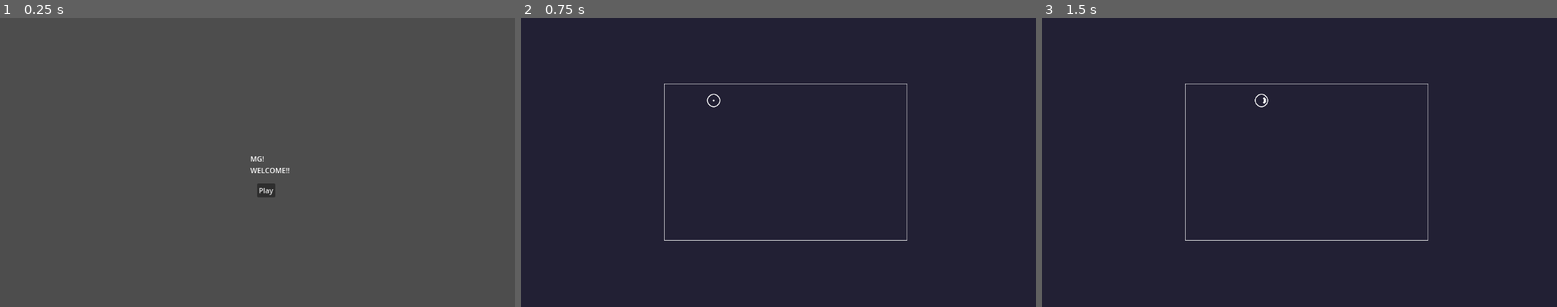
Above: before the commit, frames 1-3 (left to right).
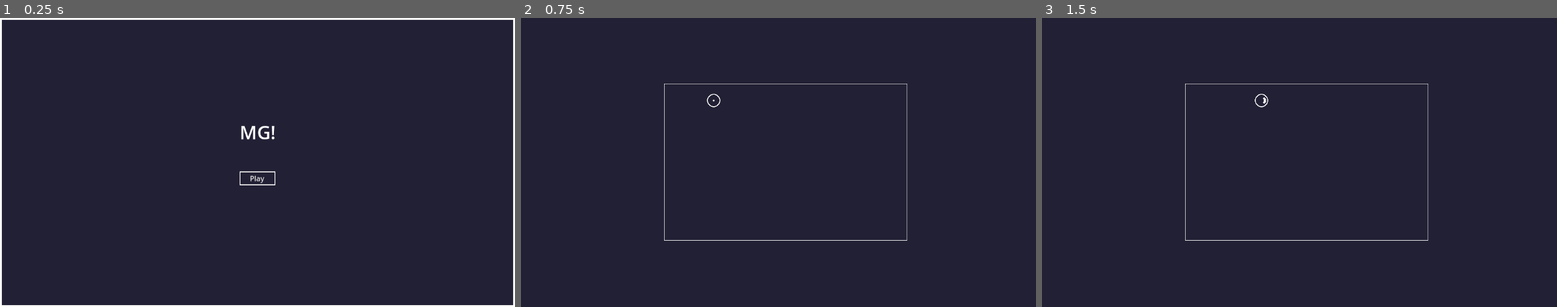
Above: after the commit, the same moments.

Repository: Huthien/MG
Game: Godot game, scene res://Scenes/main.tscn
The game is run twice, just before and just after one commit, with the same random seed, the same clock (stepped at 60 frames per second) and the same inputs.
Inputs:
- Up to frame 1 (0.25 s): no input
- Up to frame 2 (0.75 s): click "Play" at 0.5 s
- Up to frame 3 (1.5 s): tap Enter at 1.25 s; hold D (Right) from 1.28 s (still down)

The runs differ from the first frame. In frame 1, 100% of the frame differs, in the area x 0-100%, y 0-100%; in frame 2, nothing differs; in frame 3, nothing differs.

Commit message:
changes in main menu

Diff:
--- a/Scenes/main.tscn
+++ b/Scenes/main.tscn
@@ -1,23 +1,67 @@
-[gd_scene load_steps=2 format=3 uid="uid://d0crrk2wfpalf"]
+[gd_scene load_steps=4 format=3 uid="uid://d0crrk2wfpalf"]
 
 [ext_resource type="Script" path="res://Scenes/Play.gd" id="1_buqml"]
 
+[sub_resource type="StyleBoxFlat" id="StyleBoxFlat_yhhrm"]
+bg_color = Color(0.133333, 0.12549, 0.203922, 1)
+border_width_left = 4
+border_width_top = 4
+border_width_right = 4
+border_width_bottom = 4
+border_color = Color(1, 1, 1, 1)
+
+[sub_resource type="StyleBoxFlat" id="StyleBoxFlat_ln8c1"]
+bg_color = Color(0.133333, 0.12549, 0.203922, 1)
+border_width_left = 2
+border_width_top = 2
+border_width_right = 2
+border_width_bottom = 2
+border_color = Color(1, 1, 1, 1)
+
 [node name="Main" type="Node2D"]
 
-[node name="Label" type="Label" parent="."]
-offset_left = 560.0
-offset_top = 304.0
-offset_right = 600.0
-offset_bottom = 327.0
+[node name="mainMenu" type="CanvasLayer" parent="."]
+
+[node name="background" type="Panel" parent="mainMenu"]
+offset_right = 1152.0
+offset_bottom = 648.0
+size_flags_horizontal = 3
+size_flags_vertical = 3
+theme_override_styles/panel = SubResource("StyleBoxFlat_yhhrm")
+
+[node name="Title" type="Label" parent="mainMenu"]
+anchors_preset = 8
+anchor_left = 0.5
+anchor_top = 0.5
+anchor_right = 0.5
+anchor_bottom = 0.5
+offset_left = -49.0
+offset_top = -118.0
+offset_right = 51.0
+offset_bottom = -18.0
+grow_horizontal = 2
+grow_vertical = 2
+size_flags_horizontal = 4
+theme_override_font_sizes/font_size = 42
 text = "MG!
-WELCOME!!"
+"
+horizontal_alignment = 1
+vertical_alignment = 1
 
-[node name="Play" type="Button" parent="."]
-offset_left = 575.0
-offset_top = 371.0
-offset_right = 616.0
-offset_bottom = 402.0
+[node name="Play" type="Button" parent="mainMenu"]
+anchors_preset = 8
+anchor_left = 0.5
+anchor_top = 0.5
+anchor_right = 0.5
+anchor_bottom = 0.5
+offset_left = -40.0
+offset_top = 20.0
+offset_right = 40.0
+offset_bottom = 51.0
+grow_horizontal = 2
+grow_vertical = 2
+theme_override_styles/normal = SubResource("StyleBoxFlat_ln8c1")
 text = "Play"
 script = ExtResource("1_buqml")
 
-[connection signal="pressed" from="Play" to="Play" method="_on_pressed"]
+[connection signal="pressed" from="mainMenu/Play" to="mainMenu/Play" method="_on_pressed"]
